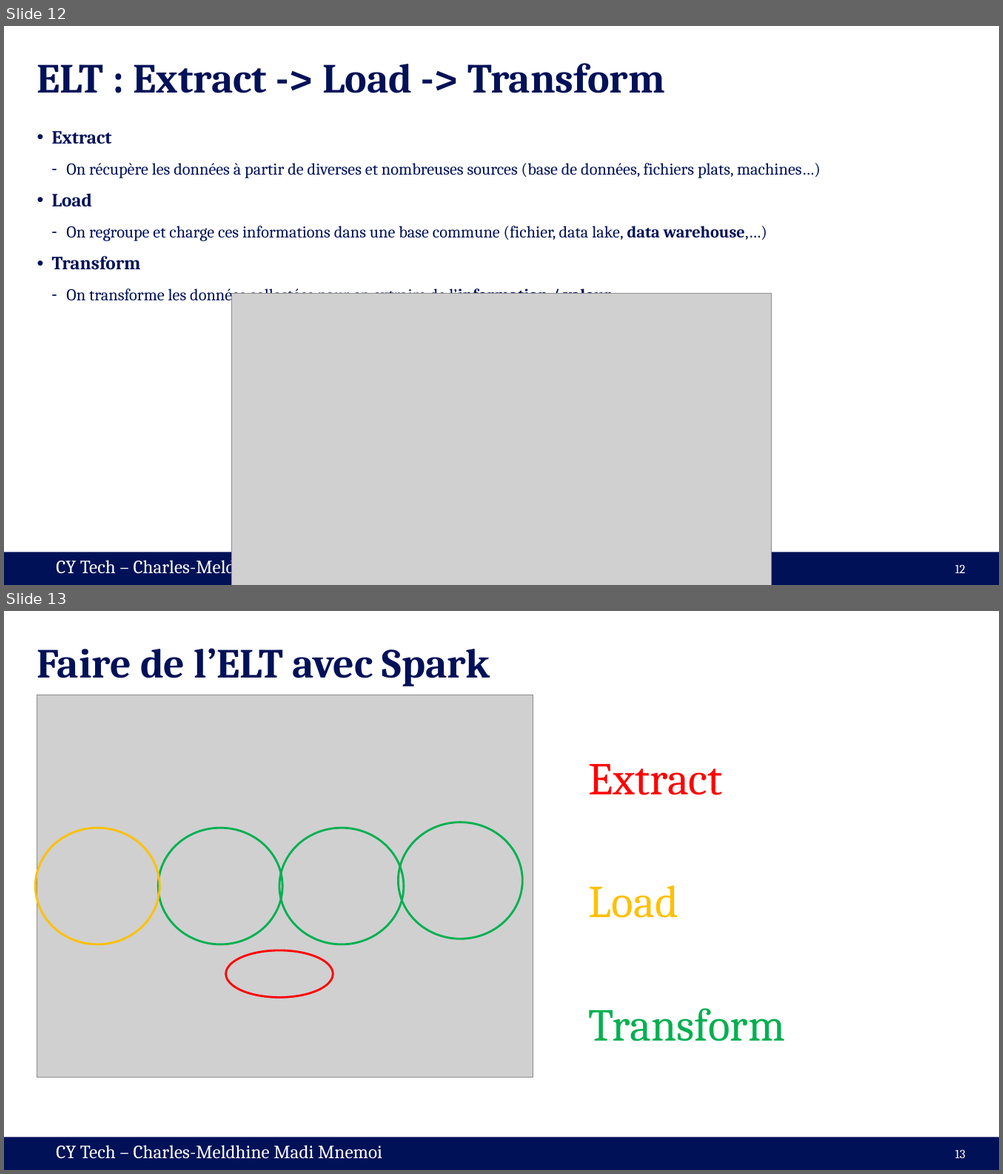
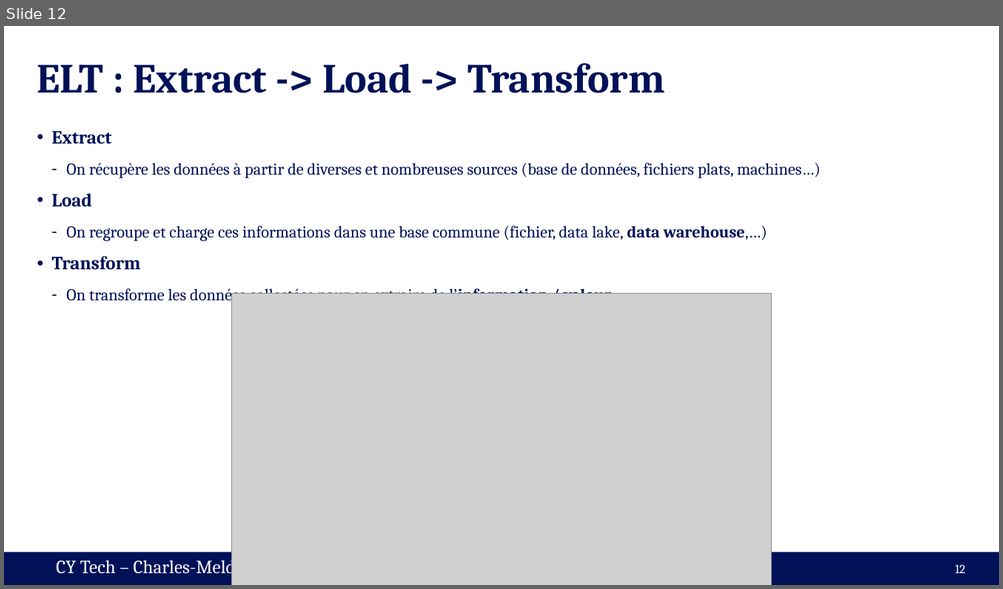
Before and after one commit to cmnemoi/cytech_sparks, a slide deck: presentation.pptx. Shown one above the other, each under a label of ours: slides 12 and 13 before the commit, slide 12 after it. The pictures are 1003x1174 and 1003x589 pixels, drawn with LibreOffice and Linux fonts; fonts in the diff are those of the drawing; grey boxes stand for pictures. Boxes give left, top, right and bottom in pixels: in the first picture for what was removed or moved away, otherwise in the second. Text is boxed around its words. In the diff, an @@ line names an element or a change of style, - is before the commit and + after.

```diff
--- a/presentation.pptx
+++ b/presentation.pptx
@@ slide 13 removed at (4,611,999,1170), background #FFFFFF; not listed: 2 template elements that a slide beside it also shows @@
@@ title removed at (37,648,490,686) @@
-Faire de l’ELT avec Spark
@@ picture removed at (37,695,532,1077) @@
@@ text removed at (589,764,785,1042) @@
-  Extract
-  Load
-  Transform
@@ ellipse removed at (35,828,160,944) @@
@@ ellipse removed at (159,828,283,944) @@
@@ ellipse removed at (279,828,404,944) @@
@@ ellipse removed at (398,822,522,938) @@
@@ ellipse removed at (225,950,333,997) @@
@@ page number removed at (955,1150,965,1159) @@
-13
```
Also in this commit, not shown: 2 slides changed, 3 slides added, 1 other file.
